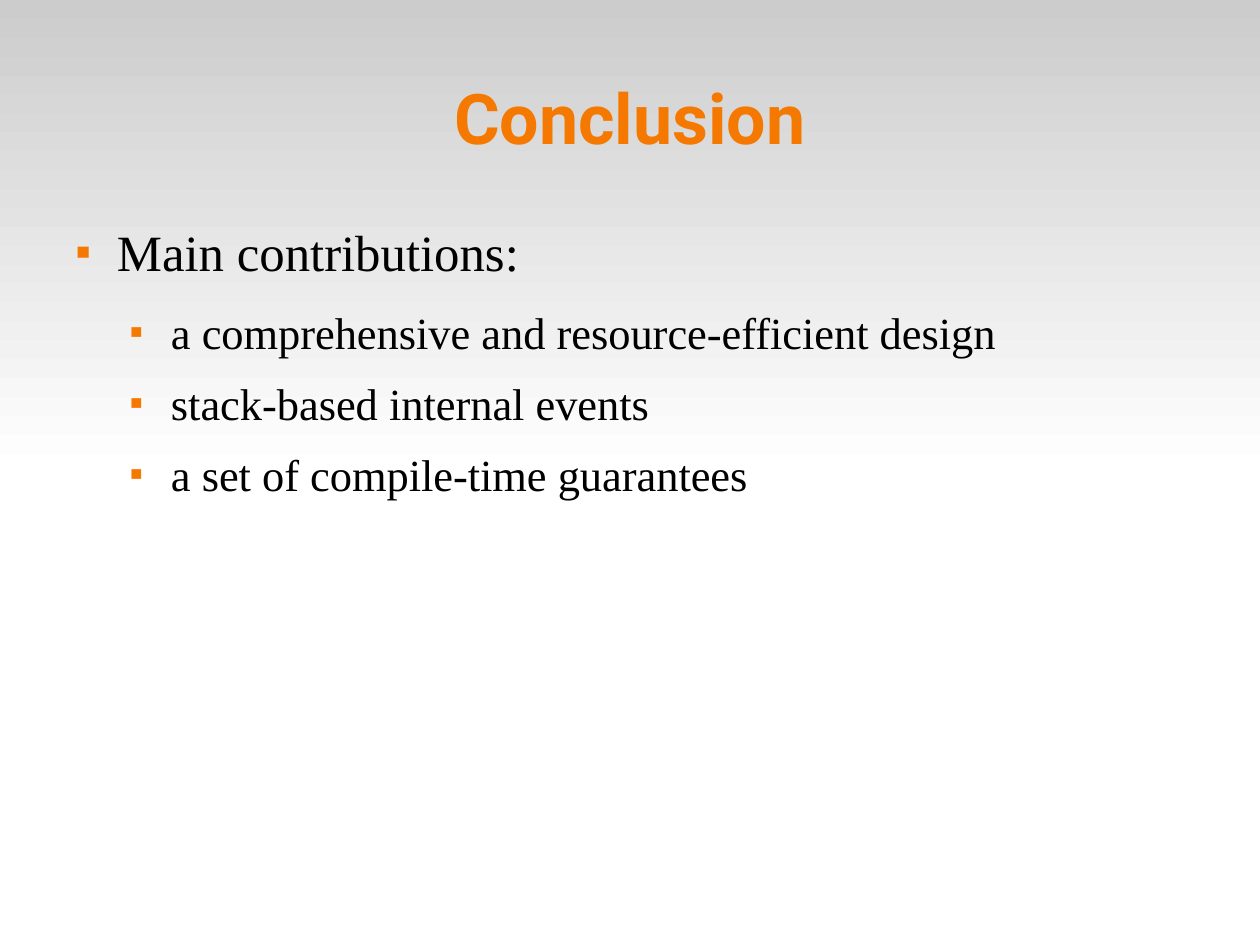
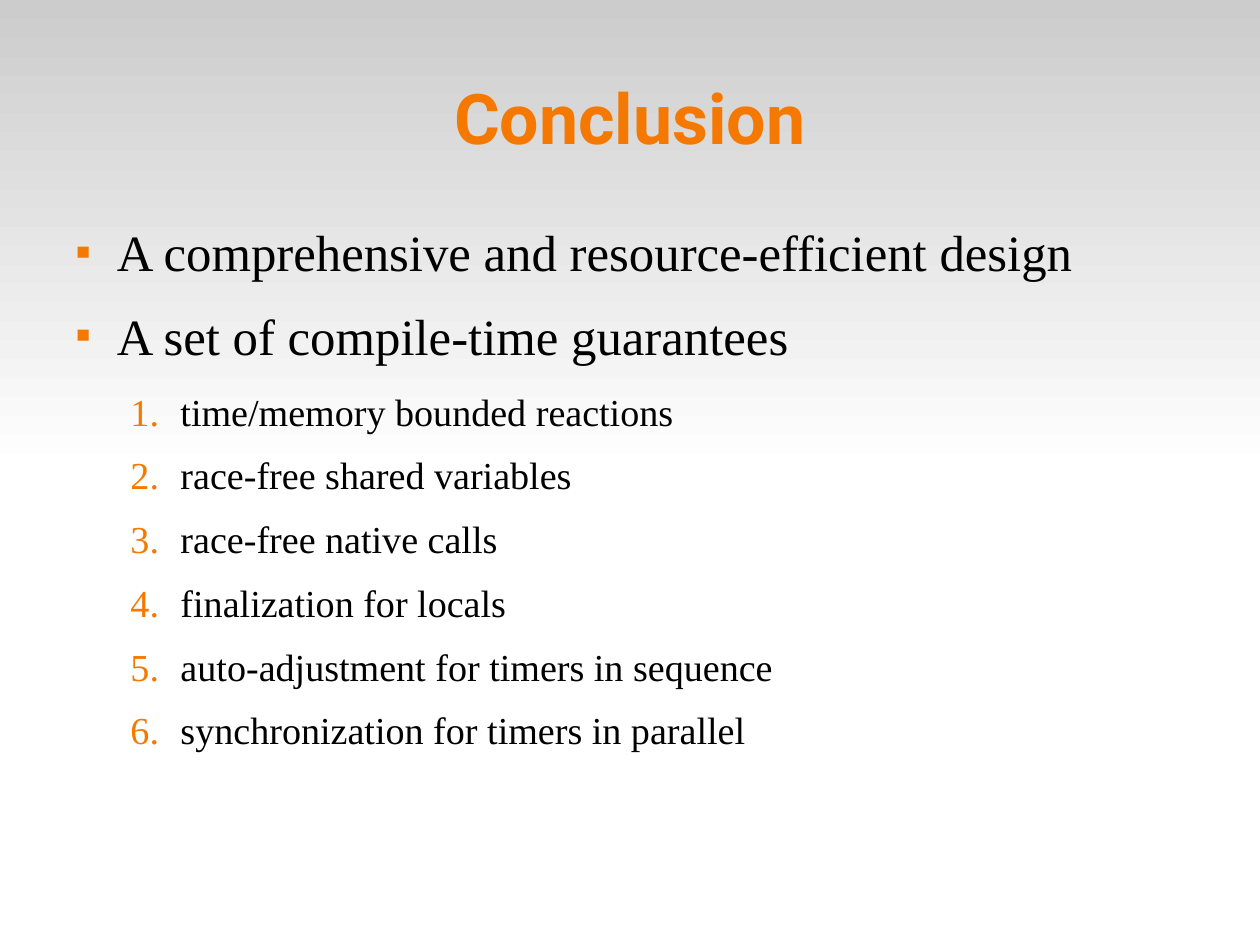
Before and after one commit to fsantanna-no/ceu-docs, a slide deck: slide 13 of ceu_sensys.odp (slide 17 before the commit). Drawn at 1260x945 pixels with LibreOffice and Linux fonts; fonts in the diff are those of the drawing. Boxes give left, top, right and bottom in pixels: in the first picture for what was removed or moved away, otherwise in the second. Text is boxed around its words. In the diff, an @@ line names an element or a change of style, - is before the commit and + after.

```diff
--- a/ceu_sensys.odp
+++ b/ceu_sensys.odp
@@ text at bbox=[117, 235, 1073, 752]: text changed; size 28 to 24 pt @@
-■ Main contributions:
-  ■ a comprehensive and resource-efficient design
-  ■ stack-based internal events
-  ■ a set of compile-time guarantees
+■ A comprehensive and resource-efficient design
+■ A set of compile-time guarantees
+  1. time/memory bounded reactions
+  2. race-free shared variables
+  3. race-free native calls
+  4. finalization for locals
+  5. auto-adjustment for timers in sequence
+  6. synchronization for timers in parallel
```
Also in this commit, not shown: 14 other slides changed, 1 slide added, 1 slide removed, 30 other files.
